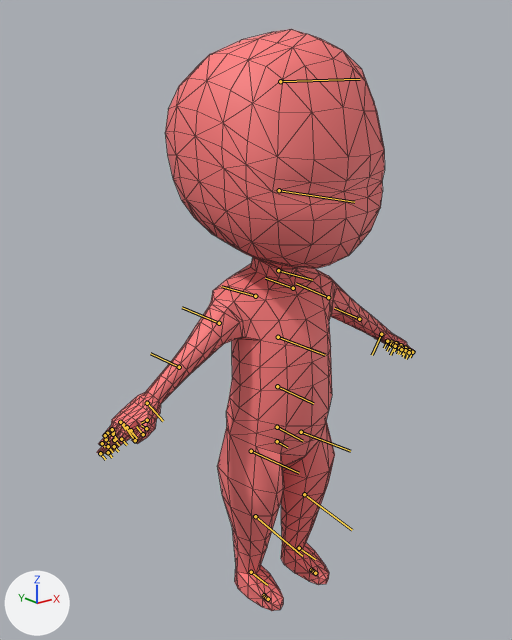
One commit to the FBX model Game_Edit/werewolf/Assets/Player/human/Human.fbx: the scene before it, then after it.
Camera for both pictures: a camera (50 mm lens) standing at (-1.527, -1.776, 1.77) and looking at (-0.04, 0.082, 1.027). Lighting does not change. The marker at lower left points along +X, +Y and +Z. The bones that bend it are drawn over the model as lines. Mesh edges are drawn as thin lines.
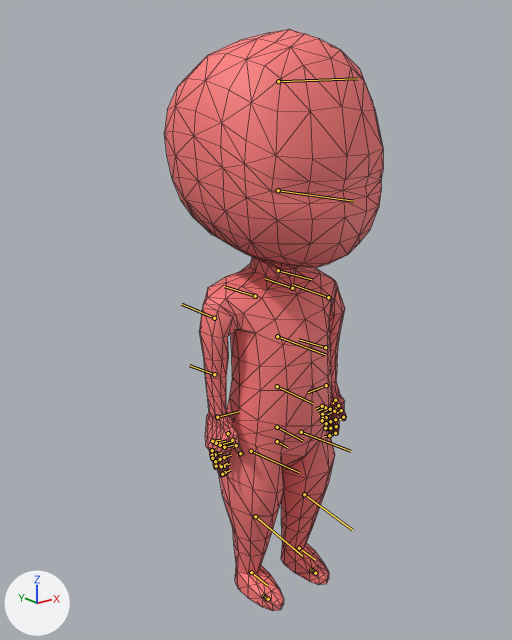
The newer file adds an action. The first version stands in its rest pose; the second is drawn at frame 1 of the action 'Take 001'.

What differs and where, as boxes [x1, y1, x2, y2] in the pictures (512 x 640 px):
```json
{"object": "Cylinder003", "change": "posed", "before": [97, 29, 415, 611], "after": [164, 29, 383, 611], "on screen": "31% narrower"}
{"bone": "Bip001 L UpperArm", "before": "(328, 297) to (296, 283)", "after": "(328, 297) to (292, 284)"}
{"bone": "Bip001 L Forearm", "before": "(359, 319) to (334, 308)", "after": "(325, 347) to (298, 339)"}
{"bone": "Bip001 L Hand", "before": "(381, 334) to (372, 355)", "after": "(326, 385) to (308, 392)"}
{"bone": "Bip001 L Finger01", "before": "(402, 347) to (398, 345)", "after": "(338, 405) to (335, 408)"}
{"bone": "Bip001 L Finger02", "before": "(405, 350) to (399, 347)", "after": "(341, 410) to (337, 413)"}
{"bone": "Bip001 L Finger21", "before": "(402, 348) to (399, 354)", "after": "(330, 421) to (325, 423)"}
{"bone": "Bip001 R Clavicle", "before": "(255, 296) to (221, 286)", "after": "(255, 296) to (224, 286)"}
{"bone": "Bip001 R UpperArm", "before": "(219, 323) to (182, 307)", "after": "(214, 318) to (181, 304)"}
{"bone": "Bip001 R Forearm", "before": "(179, 367) to (150, 353)", "after": "(214, 374) to (189, 365)"}
{"bone": "Bip001 R Hand", "before": "(147, 403) to (163, 421)", "after": "(217, 417) to (239, 411)"}
{"bone": "Bip001 R Finger01", "before": "(146, 428) to (141, 425)", "after": "(232, 440) to (231, 441)"}
{"bone": "Bip001 R Finger02", "before": "(143, 434) to (136, 426)", "after": "(236, 445) to (233, 447)"}
{"bone": "Bip001 R Finger21", "before": "(114, 440) to (119, 445)", "after": "(220, 459) to (226, 456)"}
{"bone": "Bip001 R Finger32", "before": "(106, 439) to (109, 443)", "after": "(215, 461) to (219, 460)"}
```

The change, as JSON lines over the scene's bpy script:
```json
{"block": "bone_bip001_l_upperarm", "where": "bone_bip001_l_upperarm = bpy.data.objects['Bip001'].pose.bones['Bip001 L UpperArm']  # child of 'Bip001 L Clavicle'"}
{"op": "set", "path": "bone_bip001_l_upperarm.rotation_quaternion", "old": "(1.0, 0.0, 0.0, 0.0)", "new": "(0.886, -0.031, 0.463, 0.016)", "note": "degrees (0, 0, 0) -> degrees (-4, 55, 0)"}
{"block": "bone_bip001_l_forearm", "where": "bone_bip001_l_forearm = bpy.data.objects['Bip001'].pose.bones['Bip001 L Forearm']  # child of 'Bip001 L UpperArm'"}
{"op": "set", "path": "bone_bip001_l_forearm.rotation_quaternion", "old": "(1.0, 0.0, 0.0, 0.0)", "new": "(0.999, 0.0, 0.0, -0.037)", "note": "degrees (0, 0, 0) -> degrees (0, 0, -4)"}
{"block": "bone_bip001_l_hand", "where": "bone_bip001_l_hand = bpy.data.objects['Bip001'].pose.bones['Bip001 L Hand']  # child of 'Bip001 L Forearm'"}
{"op": "set", "path": "bone_bip001_l_hand.rotation_quaternion", "old": "(1.0, 0.0, 0.0, 0.0)", "new": "(0.998, 0.042, 0.045, -0.027)", "note": "degrees (0, 0, 0) -> degrees (5, 5, -3)"}
{"block": "bone_bip001_l_finger01", "where": "bone_bip001_l_finger01 = bpy.data.objects['Bip001'].pose.bones['Bip001 L Finger01']  # child of 'Bip001 L Finger0'"}
{"op": "set", "path": "bone_bip001_l_finger01.rotation_quaternion", "old": "(1.0, 0.0, 0.0, 0.0)", "new": "(0.947, 0.0, 0.0, -0.323)", "note": "degrees (0, 0, 0) -> degrees (0, 0, -38)"}
{"block": "bone_bip001_l_finger02", "where": "bone_bip001_l_finger02 = bpy.data.objects['Bip001'].pose.bones['Bip001 L Finger02']  # child of 'Bip001 L Finger01'"}
{"op": "set", "path": "bone_bip001_l_finger02.rotation_quaternion", "old": "(1.0, 0.0, 0.0, 0.0)", "new": "(0.988, 0.0, 0.0, -0.153)", "note": "degrees (0, 0, 0) -> degrees (0, 0, -18)"}
{"block": "bone_bip001_l_finger21", "where": "bone_bip001_l_finger21 = bpy.data.objects['Bip001'].pose.bones['Bip001 L Finger21']  # child of 'Bip001 L Finger2'"}
{"op": "set", "path": "bone_bip001_l_finger21.rotation_quaternion", "old": "(1.0, 0.0, 0.0, 0.0)", "new": "(0.998, 0.0, 0.0, 0.064)", "note": "degrees (0, 0, 0) -> degrees (0, 0, 7)"}
{"block": "bone_bip001_r_clavicle", "where": "bone_bip001_r_clavicle = bpy.data.objects['Bip001'].pose.bones['Bip001 R Clavicle']  # child of 'Bip001 Neck'"}
{"op": "set", "path": "bone_bip001_r_clavicle.rotation_quaternion", "old": "(1.0, 0.0, 0.0, 0.0)", "new": "(0.998, 0.013, 0.044, 0.042)", "note": "degrees (0, 0, 0) -> degrees (2, 5, 5)"}
{"block": "bone_bip001_r_upperarm", "where": "bone_bip001_r_upperarm = bpy.data.objects['Bip001'].pose.bones['Bip001 R UpperArm']  # child of 'Bip001 R Clavicle'"}
{"op": "set", "path": "bone_bip001_r_upperarm.rotation_quaternion", "old": "(1.0, 0.0, 0.0, 0.0)", "new": "(0.867, 0.0, -0.497, -0.017)", "note": "degrees (0, 0, 0) -> degrees (2, -60, -3)"}
{"block": "bone_bip001_r_forearm", "where": "bone_bip001_r_forearm = bpy.data.objects['Bip001'].pose.bones['Bip001 R Forearm']  # child of 'Bip001 R UpperArm'"}
{"op": "set", "path": "bone_bip001_r_forearm.rotation_quaternion", "old": "(1.0, 0.0, 0.0, 0.0)", "new": "(0.999, 0.0, 0.0, -0.037)", "note": "degrees (0, 0, 0) -> degrees (0, 0, -4)"}
{"block": "bone_bip001_r_hand", "where": "bone_bip001_r_hand = bpy.data.objects['Bip001'].pose.bones['Bip001 R Hand']  # child of 'Bip001 R Forearm'"}
{"op": "set", "path": "bone_bip001_r_hand.rotation_quaternion", "old": "(1.0, 0.0, 0.0, 0.0)", "new": "(0.998, -0.042, -0.045, -0.027)", "note": "degrees (0, 0, 0) -> degrees (-5, -5, -3)"}
{"block": "bone_bip001_r_finger01", "where": "bone_bip001_r_finger01 = bpy.data.objects['Bip001'].pose.bones['Bip001 R Finger01']  # child of 'Bip001 R Finger0'"}
{"op": "set", "path": "bone_bip001_r_finger01.rotation_quaternion", "old": "(1.0, 0.0, 0.0, 0.0)", "new": "(0.939, 0.219, 0.02, -0.265)", "note": "degrees (0, 0, 0) -> degrees (24, 9, -30)"}
{"block": "bone_bip001_r_finger02", "where": "bone_bip001_r_finger02 = bpy.data.objects['Bip001'].pose.bones['Bip001 R Finger02']  # child of 'Bip001 R Finger01'"}
{"op": "set", "path": "bone_bip001_r_finger02.rotation_quaternion", "old": "(1.0, 0.0, 0.0, 0.0)", "new": "(0.962, 0.207, 0.075, -0.159)", "note": "degrees (0, 0, 0) -> degrees (23, 12, -16)"}
{"block": "bone_bip001_r_finger21", "where": "bone_bip001_r_finger21 = bpy.data.objects['Bip001'].pose.bones['Bip001 R Finger21']  # child of 'Bip001 R Finger2'"}
{"op": "set", "path": "bone_bip001_r_finger21.rotation_quaternion", "old": "(1.0, 0.0, 0.0, 0.0)", "new": "(0.998, 0.0, 0.0, 0.064)", "note": "degrees (0, 0, 0) -> degrees (0, 0, 7)"}
{"block": "bone_bip001_r_finger32", "where": "bone_bip001_r_finger32 = bpy.data.objects['Bip001'].pose.bones['Bip001 R Finger32']  # child of 'Bip001 R Finger31'"}
{"op": "set", "path": "bone_bip001_r_finger32.rotation_quaternion", "old": "(1.0, 0.0, 0.0, 0.0)", "new": "(1.0, 0.0, 0.0, 0.021)", "note": "degrees (0, 0, 0) -> degrees (0, 0, 2)"}
```
